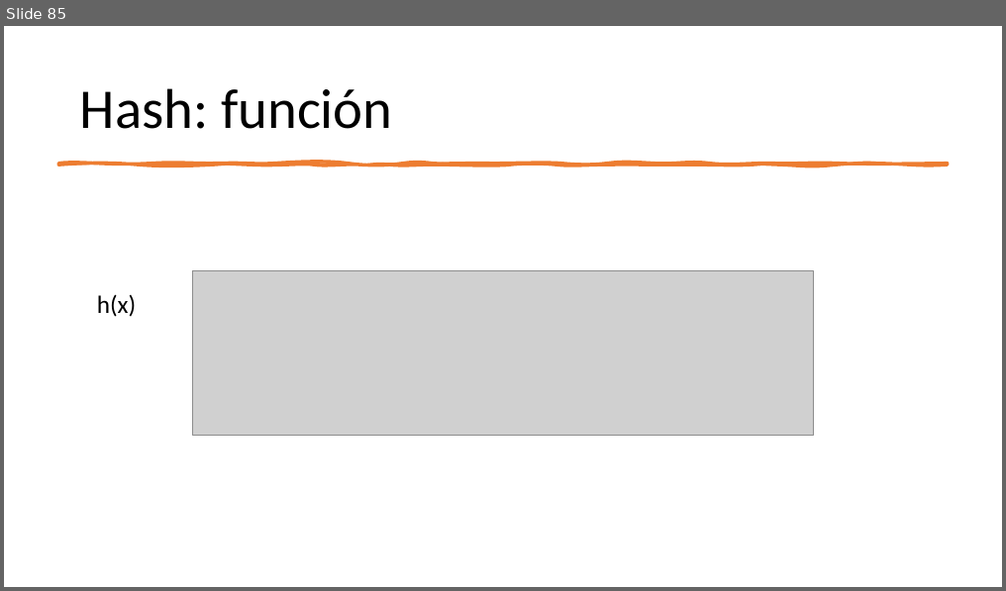
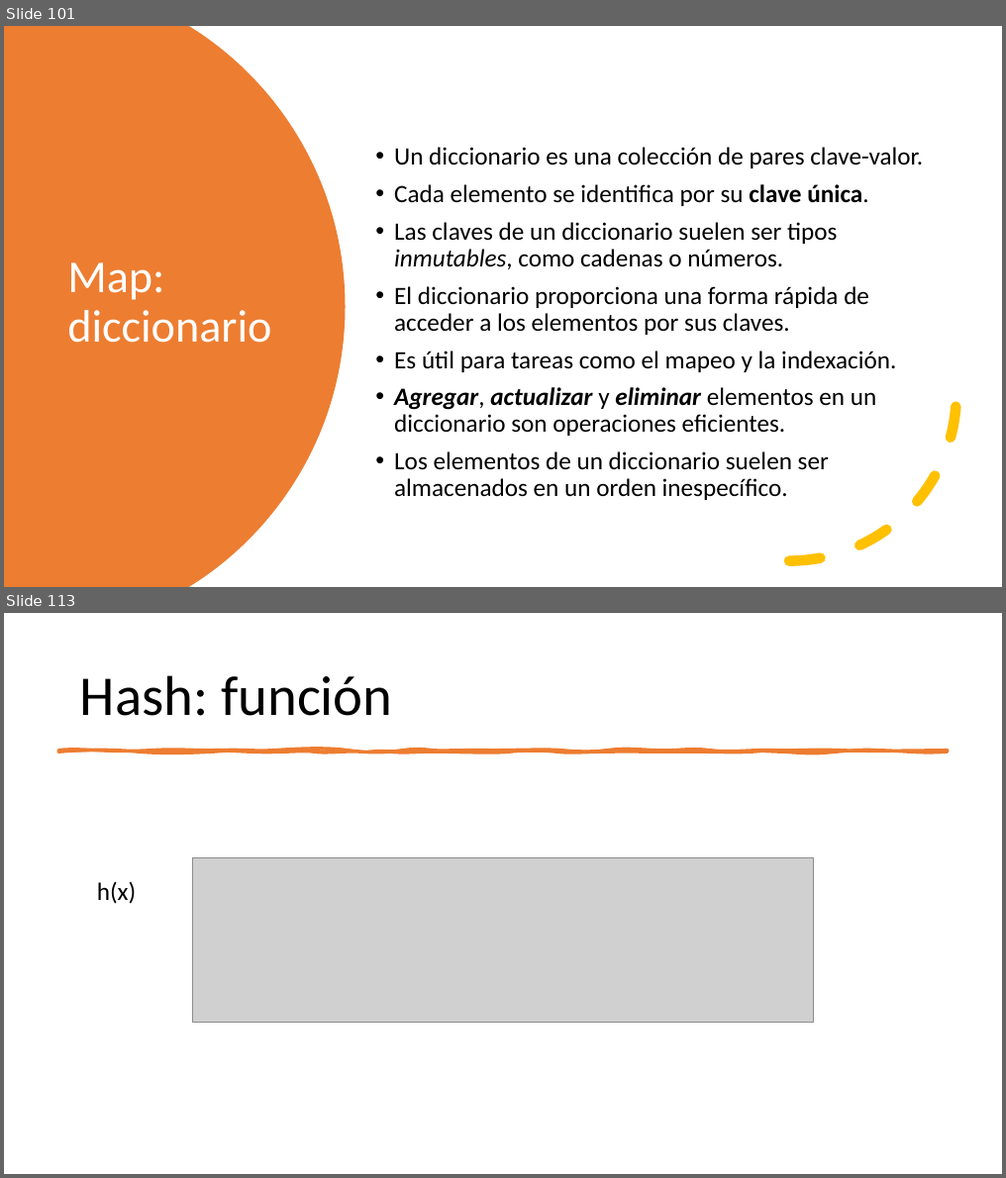
Before and after one commit to ppa-docencia-u/usm-ejemplos-estdatos, a slide deck: presentacion/Estructuras de datos-1.pptx. Shown one above the other, each under a label of ours: slide 85 before the commit, slides 101 and 113 after it; the slides between them are not shown. The pictures are 1006x591 and 1006x1178 pixels, drawn with LibreOffice and Linux fonts; fonts in the diff are those of the drawing; grey boxes stand for pictures. Boxes give left, top, right and bottom in pixels: in the first picture for what was removed or moved away, otherwise in the second. Text is boxed around its words. In the diff, an @@ line names an element or a change of style, - is before the commit and + after.

```diff
--- a/presentacion/Estructuras de datos-1.pptx
+++ b/presentacion/Estructuras de datos-1.pptx
@@ slide 101 added at (4,26,1002,587), background #FFFFFF @@
@@ freeform shape added at (4,26,346,587), fill #ED7D31 @@
@@ text added at (394,147,923,500), 24 pt, text #000000 @@
+• Un diccionario es una colección de pares clave-valor.
+• Cada elemento se identifica por su clave única.
+• Las claves de un diccionario suelen ser tipos inmutables, como cadenas o números.
+• El diccionario proporciona una forma rápida de acceder a los elementos por sus claves.
+• Es útil para tareas como el mapeo y la indexación.
+• Agregar, actualizar y eliminar elementos en un diccionario son operaciones eficientes.
+• Los elementos de un diccionario suelen ser almacenados en un orden inespecífico.
@@ arc (boxed as its full ellipse) added at (623,227,957,562), outline #FFC000 10 pt dashed @@
@@ title added at (67,263,271,343), 44 pt, text #FFFFFF @@
+Map: diccionario
@@ what was slide 85 is now slide 113 @@
```
Also in this commit, not shown: 2 slides changed, 34 other slides added.
